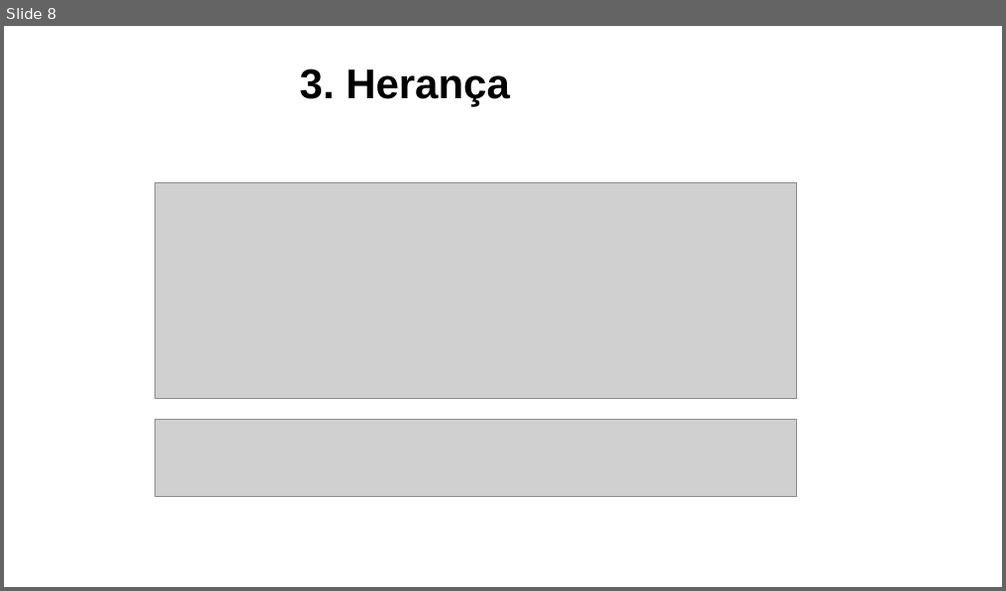
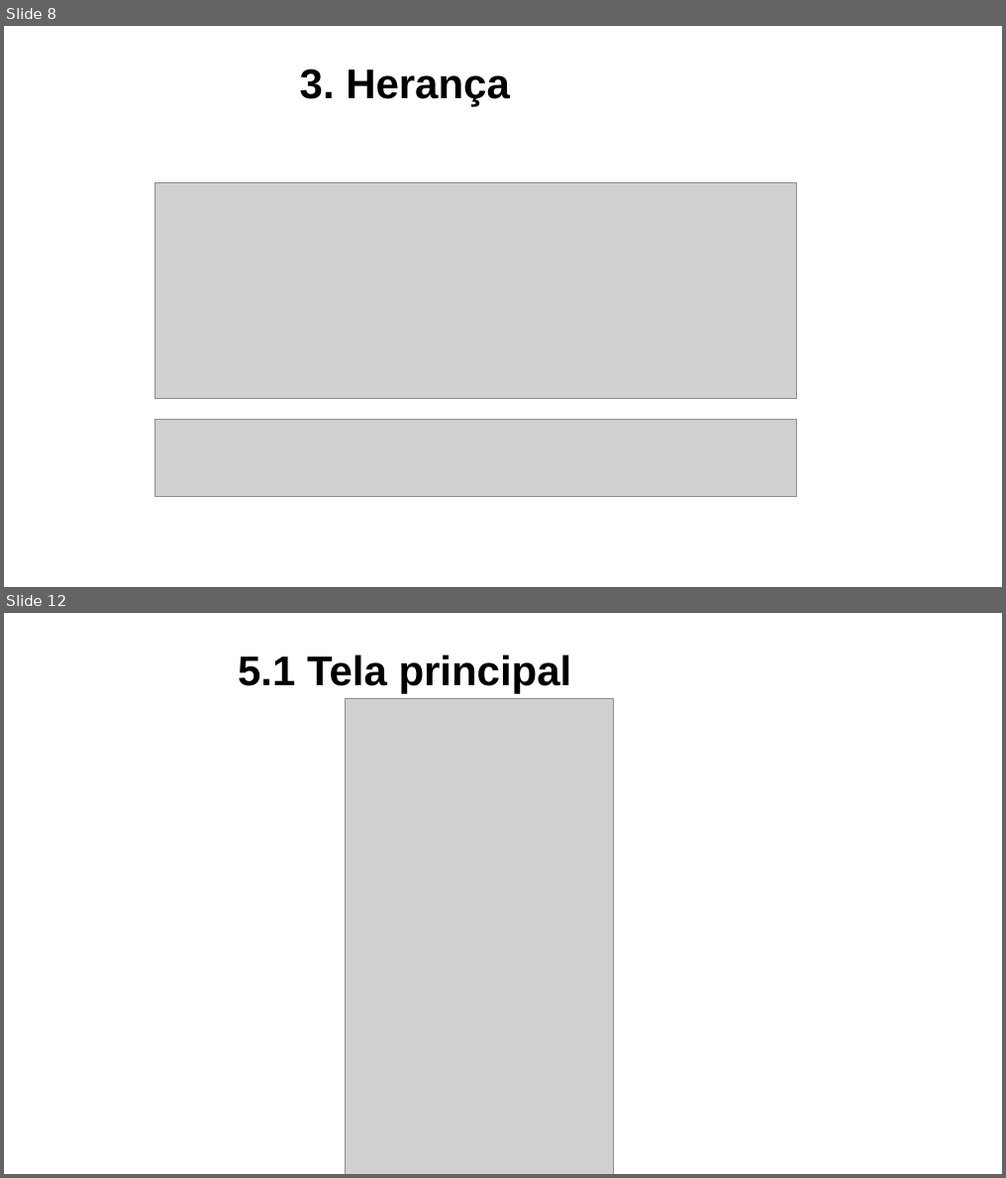
Before and after one commit to lucasdorador/Projetos, a slide deck: TDP/1o. Semestre 2018/Apresentação.pptx. Shown one above the other, each under a label of ours: slide 8 before the commit, slides 8 and 12 after it; the slides between them are not shown. The pictures are 1006x591 and 1006x1178 pixels, drawn with LibreOffice and Linux fonts; fonts in the diff are those of the drawing; grey boxes stand for pictures; background and template pictures are left out. Boxes give left, top, right and bottom in pixels: in the first picture for what was removed or moved away, otherwise in the second. Text is boxed around its words. In the diff, an @@ line names an element or a change of style, - is before the commit and + after.

```diff
--- a/TDP/1o. Semestre 2018/Apresentação.pptx
+++ b/TDP/1o. Semestre 2018/Apresentação.pptx
@@ slide 12 added at (4, 613, 1002, 1174), background picture (left out) @@
@@ text added at (238, 655, 572, 693), 40 pt, text #000000, bold @@
+5.1 Tela principal
@@ picture added at (346, 698, 614, 1174) @@
```
Also in this commit, not shown: 4 slides changed, 10 other slides added, 3 slides removed, 3 other files.
